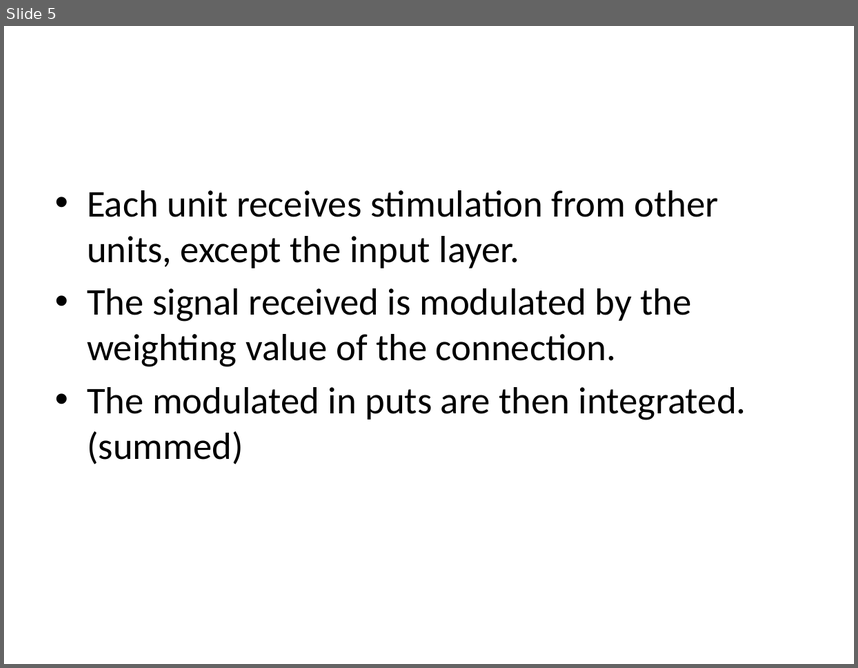
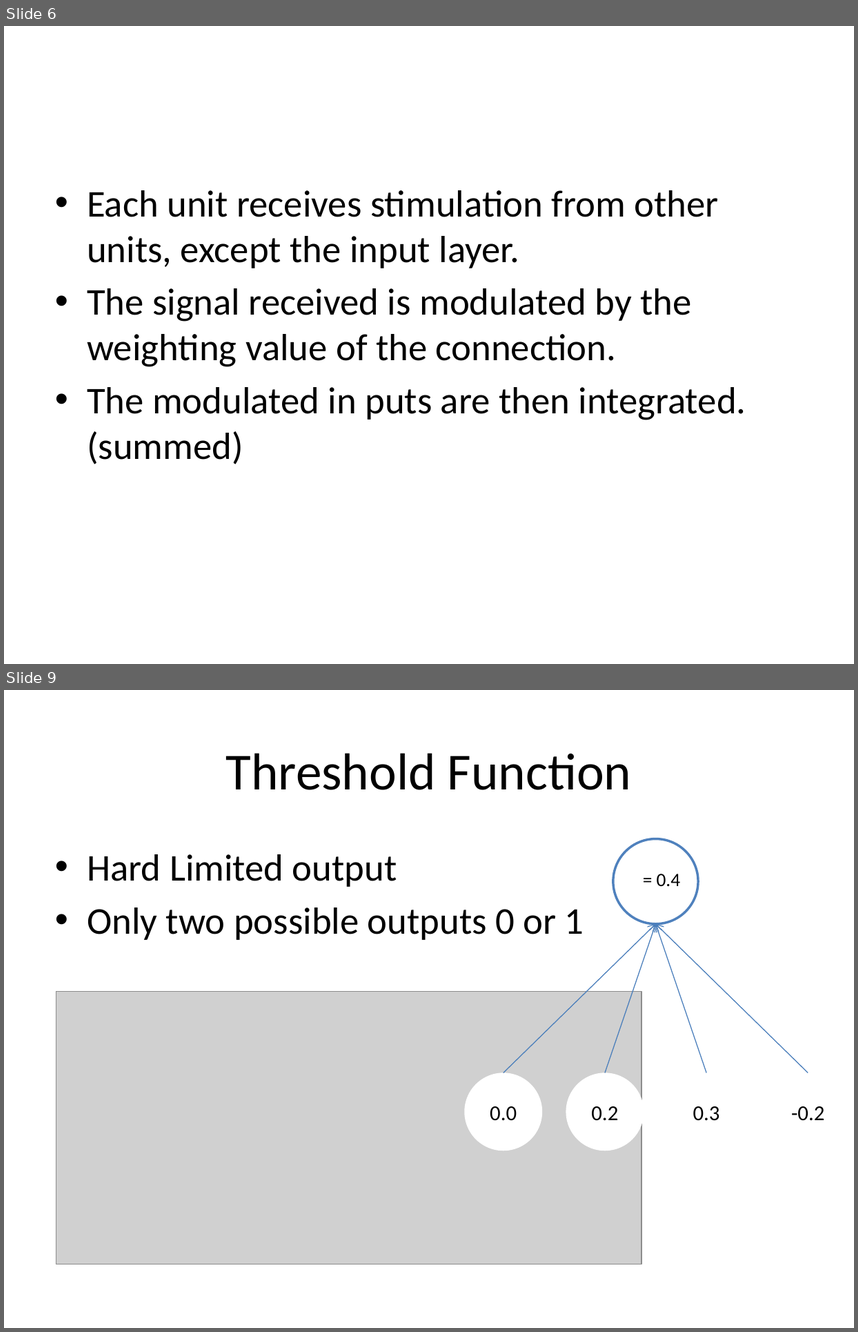
Before and after one commit to edvelezg/unb-nn, a slide deck: Neural Networks.pptx. Shown one above the other, each under a label of ours: slide 5 before the commit, slides 6 and 9 after it; the slides between them are not shown. The pictures are 858x668 and 858x1332 pixels, drawn with LibreOffice and Linux fonts; fonts in the diff are those of the drawing; grey boxes stand for pictures; background and template pictures are left out. Boxes give left, top, right and bottom in pixels: in the first picture for what was removed or moved away, otherwise in the second. Text is boxed around its words. In the diff, an @@ line names an element or a change of style, - is before the commit and + after.

```diff
--- a/Neural Networks.pptx
+++ b/Neural Networks.pptx
@@ slide 9 added at [4,690,854,1328], background #FFFFFF @@
@@ title added at [226,753,631,790], 44 pt, text #000000 @@
+Threshold Function
@@ text added at [87,854,584,940], 32 pt, text #000000 @@
+• Hard Limited output
+• Only two possible outputs 0 or 1
@@ ellipse added at [613,839,699,924], fill #FFFFFF, outline #4F81BD 2 pt @@
@@ text added at [657,874,681,887], 16 pt, text #000000 @@
+= 0.4
@@ arrow added from (504, 1072) to (656, 924), #4B7EBC 0.75 pt @@
@@ arrow added from (605, 1072) to (656, 924), #4B7EBC 0.75 pt @@
@@ arrow added from (706, 1072) to (656, 924), #4B7EBC 0.75 pt @@
@@ arrow added from (808, 1072) to (656, 924), #4B7EBC 0.75 pt @@
@@ picture added at [56,991,642,1264] @@
@@ ellipse added at [465,1072,543,1151], fill #FFFFFF, 18 pt, text #000000 @@
+0.0
@@ ellipse added at [566,1072,644,1151], fill #FFFFFF, 18 pt, text #000000 @@
+0.2
@@ ellipse added at [668,1072,746,1151], fill #FFFFFF, 18 pt, text #000000 @@
+0.3
@@ ellipse added at [769,1072,847,1151], fill #FFFFFF, 18 pt, text #000000 @@
+-0.2
@@ what was slide 5 is now slide 6 @@
```
Also in this commit, not shown: 5 slides changed, 8 other slides added, 2 slides removed, 1 other file.
